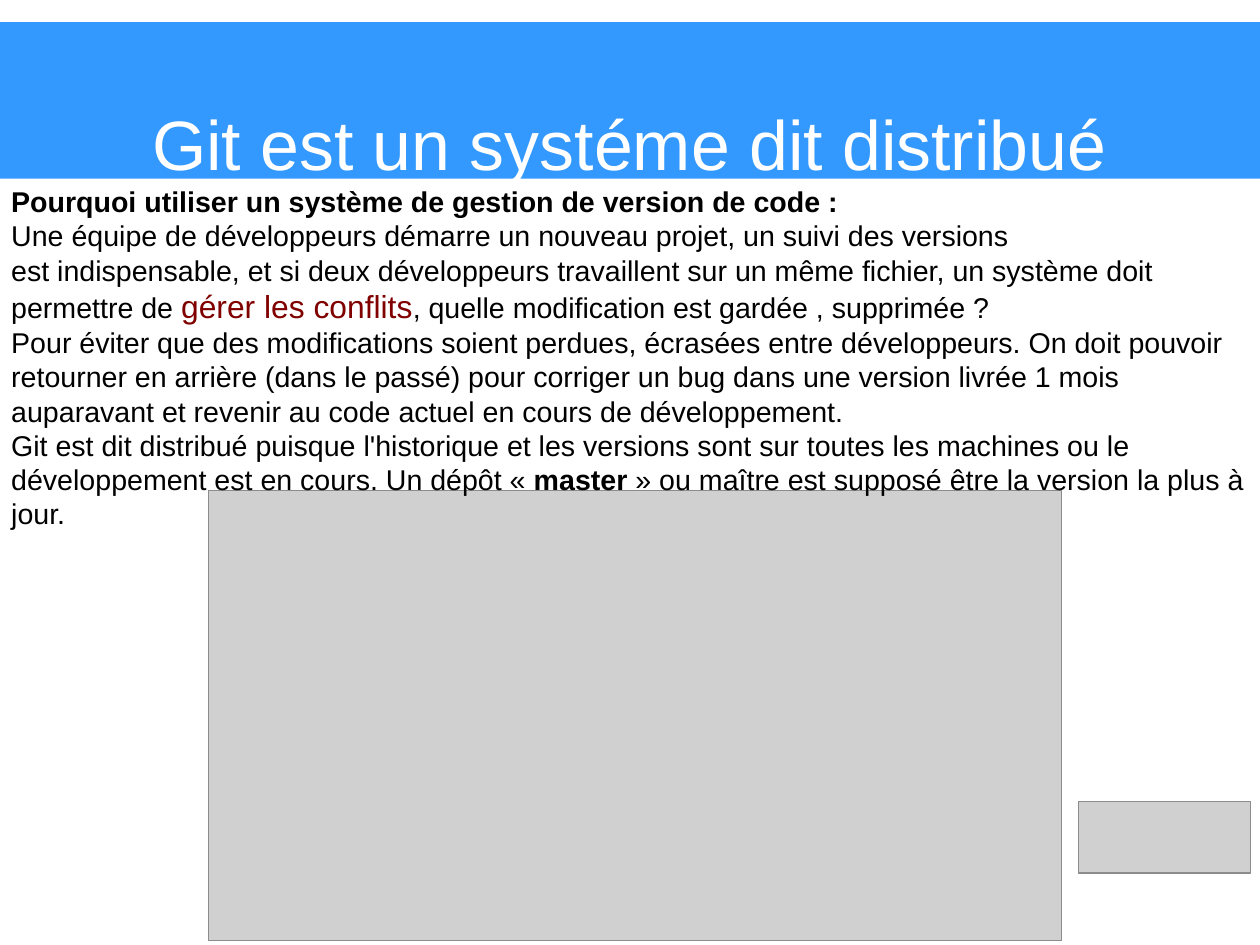
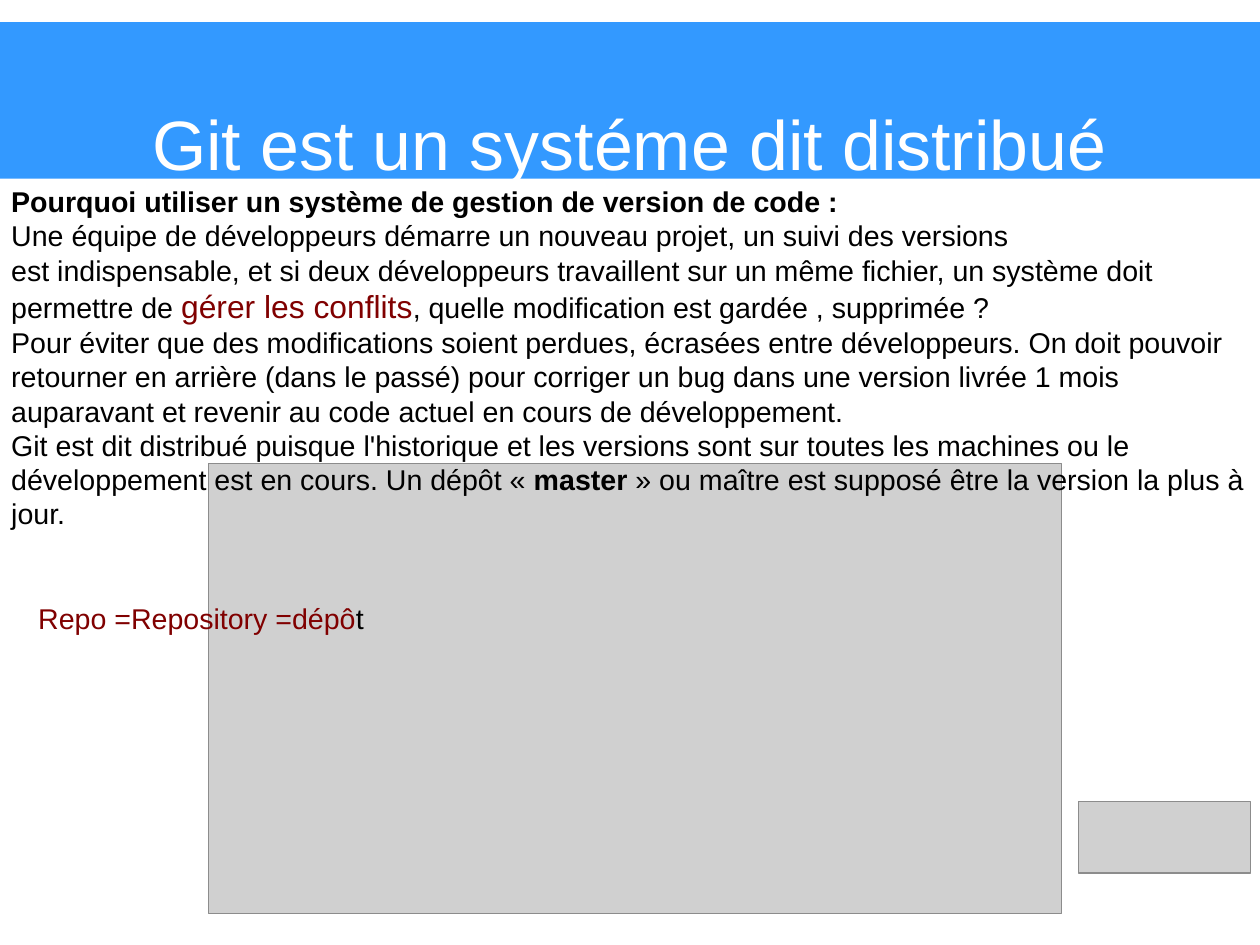
Before and after one commit to heylve/current, a slide deck: slide 3 of Presentations/git_explained.odp. Drawn at 1260x945 pixels with LibreOffice and Linux fonts; fonts in the diff are those of the drawing; grey boxes stand for pictures. Boxes give left, top, right and bottom in pixels: in the first picture for what was removed or moved away, otherwise in the second. Text is boxed around its words. In the diff, an @@ line names an element or a change of style, - is before the commit and + after.

```diff
--- a/Presentations/git_explained.odp
+++ b/Presentations/git_explained.odp
@@ picture: place and size @@
-picture at (208,491,1062,941)
+picture at (208,464,1062,915)
@@ text added at (38,607,363,635), 18 pt, text #800000 @@
+Repo =Repository =dépôt
```
Also in this commit, not shown: 3 other slides changed, 1 other file.
